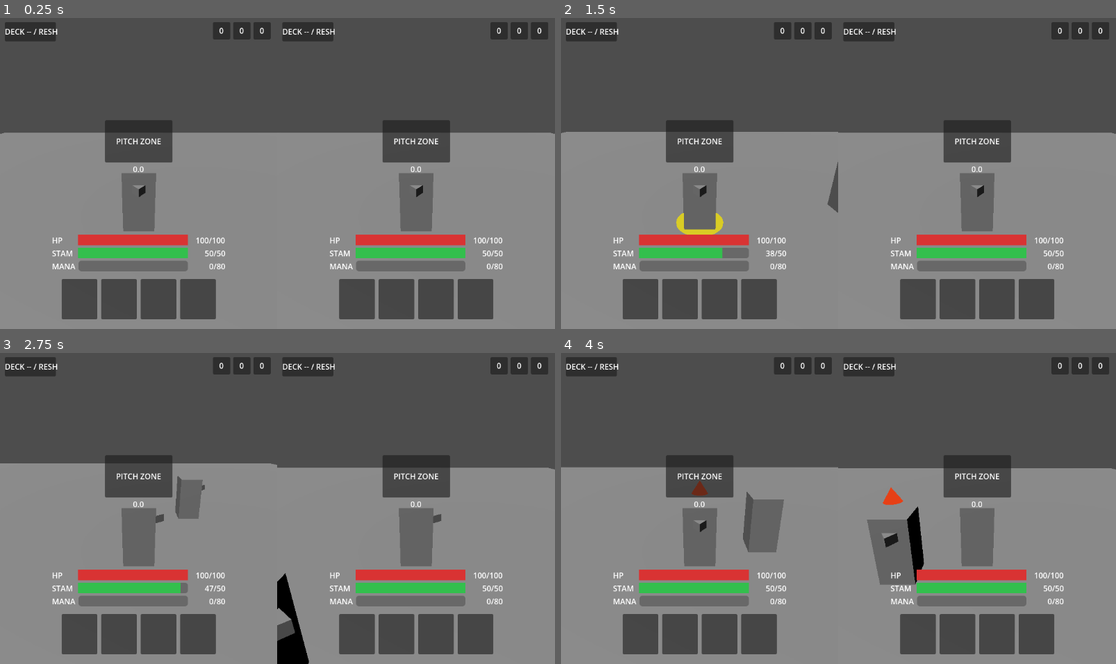
Above: before the commit, frames 1-4 (two rows, left to right).
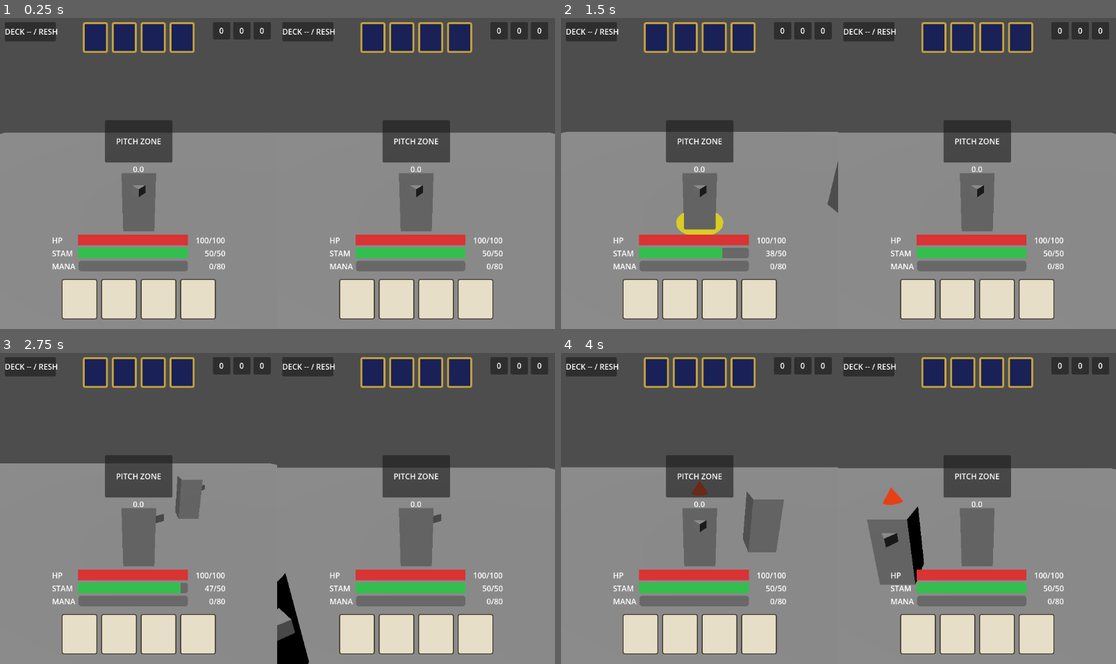
Above: after the commit, the same moments.

Repository: matkokrnic/cardsouls
Game: Godot game, scene res://src/main/main.tscn
Same seed, same stepped clock (60 frames per second), same inputs: the game is played once before the commit and once after it.
Inputs (mouse positions are in pixels of both pictures, inside the frame that each line leads up to):
- Up to frame 1 (0.25 s): no input
- Up to frame 2 (1.5 s): tap Enter at 0.5 s; move the mouse to (960, 157) at 0.52 s; hold D (p1_move_right) 0.53-1.28 s; tap J (p1_attack) at 0.6 s; click (960, 157) at 0.67 s; tap R (p1_debug_reset) at 1.25 s; move the mouse to (727, 189) at 1.27 s; hold S (p1_move_down) from 1.28 s (still down); tap L (p1_roll) at 1.35 s
- Up to frame 3 (2.75 s): move the mouse to (333, 440) at 2.02 s; release S (p1_move_down) at 2.03 s; hold D (p1_move_right) from 2.03 s (still down); tap Right (p2_move_right) at 2.1 s
- Up to frame 4 (4 s): move the mouse to (810, 570) at 2.77 s; release D (p1_move_right) at 2.78 s; hold W (p1_move_up) 2.78-3.53 s; tap Up (p2_move_up) at 2.85 s; click (810, 570) at 2.92 s; move the mouse to (1005, 555) at 3.52 s; hold S (p1_move_down) from 3.53 s (still down); tap J (p1_attack) at 3.6 s

The runs differ from the first frame. In frame 1, 10% of the frame differs, in the area x 11-89%, y 1-97%; in frame 2, 10%; in frame 3, 10%; in frame 4, 10%.

Commit message:
story 2-5: face-down opponent hand in each viewport
- One construction function, parameterised by row ownership, is the single
  seat of the face-up / face-down decision.
- Own row keeps the previously reserved bottom-centre footprint and gains a
  front style; new top-centre opponent row gets a back style and smaller
  panels.
- Rendered count is a presentation-local constant; no read or write of hand
  state.
- Both rows built once at setup; no per-frame processing, no signal
  consumption.
- Integration assertions extended for both rows, styling difference, and
  styling direction.

Co-Authored-By: Claude Opus 4.8 <noreply@anthropic.com>

Diff:
--- a/src/ui/hud/hud_root.gd
+++ b/src/ui/hud/hud_root.gd
@@ -61,7 +61,12 @@
 	mouse_filter = Control.MOUSE_FILTER_IGNORE  # the HUD never eats gameplay input
 	_build_vitals()
 	_build_pitch_zone()
-	_build_hand_strip()
+	# Story 2-5: both hand rows go through the ONE construction function below. `true` = the
+	# owning player's face-up hand (the reserved 2-4 bottom-centre strip); `false` = the
+	# opponent's face-down hand (new top-centre row). The parameter is the single seat of the
+	# face-up / face-down decision (2-5/R4).
+	_build_hand_row(true)
+	_build_hand_row(false)
 	_build_orb_counters()
 	_build_deck_indicator()
 	_build_round_label()
@@ -190,30 +195,82 @@
 	panel.add_child(_pitch_timer)
 
 
-## 4-card hand strip placeholder (E3 / 2-5). Bottom-centre own-tempo action surface.
-## Reserved footprint only.
-func _build_hand_strip() -> void:
+## Story 2-5: the two per-viewport hand rows (E3 card widgets land later). BOTH rows are built
+## by this ONE function — `is_own` is the SINGLE SEAT of the face-up / face-down decision
+## (2-5/R1, R4): it alone selects front styling (own hand, face-up) versus back styling
+## (opponent hand, face-down) through the one call to _make_card_face_style below, and nothing
+## else anywhere re-decides styling. The epic-3 reveal toggle is a flip of this parameter, not a
+## second rule; `src/ui/debug/` stays empty until then.
+##
+## The own row (`is_own` true) is the bottom-centre own-tempo action surface reserved by 2-4 —
+## same node name, anchors, offsets and four Card0..Card3 panels at 74x84, NEITHER moved nor
+## resized — now gaining a front style. The opponent row (`is_own` false) is new: top-centre,
+## above the pitch-zone placeholder and between the deck indicator (top-left) and the orb
+## counters (top-right), back-styled, with smaller panels because a card back carries nothing to
+## read. Its placement and sizing are PROVISIONAL — the A/B tuning across HUD phases is story
+## 2-6's, which owns the instrumentation (2-5/R3). Nothing else in the reserved layout moves.
+##
+## The rendered count is the presentation-local constant 4 (2-5/R1): hand size is 4 at all times
+## per the GDD, and it is PUBLIC AND SYMMETRIC (2-5/R2), so rendering the opponent's count is not
+## an opponent read — no read of PlayerState.hand, no hand_size field, no write to hand. Epic 3
+## makes the count data-driven; that is a named follow-up here, not a passing remark. Both rows
+## are built ONCE at setup: no _process, no _physics_process, no signal consumption (2-5/R6).
+func _build_hand_row(is_own: bool) -> void:
 	var strip := HBoxContainer.new()
-	strip.name = "HandStrip"
 	strip.alignment = BoxContainer.ALIGNMENT_CENTER
 	strip.add_theme_constant_override("separation", 8)
 	strip.anchor_left = 0.5
 	strip.anchor_right = 0.5
-	strip.anchor_top = 1.0
-	strip.anchor_bottom = 1.0
-	strip.offset_left = -172.0
-	strip.offset_right = 172.0
-	strip.offset_top = -104.0
-	strip.offset_bottom = -20.0
+	var card_size: Vector2
+	if is_own:
+		# Own face-up hand: the 2-4 bottom-centre HandStrip footprint, unchanged.
+		strip.name = "HandStrip"
+		strip.anchor_top = 1.0
+		strip.anchor_bottom = 1.0
+		strip.offset_left = -172.0
+		strip.offset_right = 172.0
+		strip.offset_top = -104.0
+		strip.offset_bottom = -20.0
+		card_size = Vector2(74.0, 84.0)
+	else:
+		# Opponent face-down hand: new top-centre row between deck indicator and orb counters,
+		# above the pitch-zone placeholder. Smaller panels — a back carries nothing to read.
+		strip.name = "OpponentHandStrip"
+		strip.anchor_top = 0.0
+		strip.anchor_bottom = 0.0
+		strip.offset_left = -118.0
+		strip.offset_right = 118.0
+		strip.offset_top = 10.0
+		strip.offset_bottom = 74.0
+		card_size = Vector2(52.0, 64.0)
 	add_child(strip)
-	# 4 = the AUTHORED hand size, a balance LEVER (not a structural constant) — reserved here
-	# as footprint only. E3 owns making the hand data-driven; if the authored size changes,
-	# this count follows it there, not by a rule baked into presentation.
+	var card_style := _make_card_face_style(is_own)
 	for i in 4:
 		var card := Panel.new()
 		card.name = "Card%d" % i
-		card.custom_minimum_size = Vector2(74.0, 84.0)
+		card.custom_minimum_size = card_size
+		card.add_theme_stylebox_override("panel", card_style)
 		strip.add_child(card)
+
+
+## The SINGLE SEAT of the face-up / face-down decision (2-5/R1, R4). `is_own` picks a card FACE
+## (own hand, face-up: light parchment, thin dark frame) versus a card BACK (opponent hand,
+## face-down: deep indigo, heavy gold frame) — genuinely distinguishable at a glance in a
+## half-width viewport, not two identical blank panels. One StyleBoxFlat is shared across a
+## row's four panels (identical backs / blank faces this story). This one `if is_own` is the
+## only place styling branches on ownership; a later reveal toggle flips this parameter.
+func _make_card_face_style(is_own: bool) -> StyleBoxFlat:
+	var box := StyleBoxFlat.new()
+	box.set_corner_radius_all(4)
+	if is_own:
+		box.bg_color = Color(0.90, 0.87, 0.78)      # parchment face
+		box.border_color = Color(0.24, 0.20, 0.16)  # thin dark frame
+		box.set_border_width_all(2)
+	else:
+		box.bg_color = Color(0.10, 0.13, 0.34)      # deep-indigo back
+		box.border_color = Color(0.78, 0.64, 0.24)  # heavy gold frame
+		box.set_border_width_all(4)
+	return box
 
 
 ## Three orb counters placeholder (E4 / E5). Top-right periphery own-tempo totals. Reserved
--- a/test/integration/test_hud_viewports.gd
+++ b/test/integration/test_hud_viewports.gd
@@ -3,8 +3,8 @@
 ## Story 2-4 (AC 7 + AC 4 / 2-4/R7): the per-viewport HUD in the live scene. Replaces the
 ## retired test_debug_overlay.gd (integration baseline stays at 8, it does NOT drop to 7).
 ##
-## Two properties, both observed through the live scene tree only — never a state handle,
-## never runner privates:
+## Properties, all observed through the live scene tree only — never a state handle, never
+## runner privates:
 ##   [existence] A HudRoot exists under BOTH SubViewports ($P1View/P1Viewport and
 ##     $P2View/P2Viewport) — the same class of property the deleted overlay test proved, now
 ##     per-viewport (AC 7).
@@ -12,7 +12,17 @@
 ##     (2-4/R7 no-opponent-read). Proven by ASYMMETRY: prime-on-connect starts both stamina
 ##     bars full; rolling P1 (a stamina spend on slot 0 only) must move P1's HUD stamina bar
 ##     and leave P2's untouched. A cross-wire in either direction fails — if P1's HUD read
-##     slot 1 it would stay full; if P2's HUD read slot 0 it would drop.
+##     slot 1 it would stay full; if P2's HUD read slot 0 it would drop. Story 2-5 (AC 3):
+##     this SAME asymmetry is the pin that "no HUD root is ever constructed with the opposing
+##     slot's index" — a HudRoot takes no slot argument at all, and the runner's per-slot
+##     wiring being uncrossed is exactly what this proves. The 2-5 rows below are EXTENSIONS
+##     of this existing per-slot binding assertion, not a duplicate binding test.
+##   [both hand rows + styling] Story 2-5 (AC 7): each viewport contains BOTH the own
+##     bottom-centre HandStrip and the opponent top-centre OpponentHandStrip, each with four
+##     card panels; the own row is front-styled and the opponent row is back-styled, and the
+##     two stylings are GENUINELY different (distinct StyleBoxFlat bg + border width), not two
+##     identical blank panels. Made non-vacuous: stripping the back styling collapses the two
+##     styles onto one and the "differ" assertion fails (proven by SHA256-verified removal).
 ##
 ## Also checks prime-on-connect (AC 2): both stamina bars read full at frame 1, before any
 ## signal, so the bars are not empty until first change.
@@ -28,6 +38,7 @@
 
 var _both_huds_exist := false
 var _primed_ok := false
+var _rows_ok := false
 var _p1_dropped := false
 var _p2_stayed_full := true
 
@@ -71,6 +82,9 @@
 			and _p2_stam.max_value > 1.0 and _p2_stam.value == _p2_stam.max_value
 			and p2_mana.max_value > 1.0 and p2_mana.value == 0.0
 		)
+		# Story 2-5 (AC 7): both hand rows present per viewport, own front-styled, opponent
+		# back-styled, and the two stylings genuinely different — on BOTH huds.
+		_rows_ok = _check_hand_rows(p1_hud) and _check_hand_rows(p2_hud)
 	if _frames == ROLL_FRAME:
 		Input.action_press(&"p1_move_up")  # a move dir so the roll has a direction
 		Input.action_press(&"p1_roll")     # spends stamina on SLOT 0 only
@@ -86,10 +100,71 @@
 		if _p2_stam.value != _p2_stam.max_value:
 			_p2_stayed_full = false
 	if _frames >= ROLL_FRAME + 20:
-		var ok: bool = _both_huds_exist and _primed_ok and _p1_dropped and _p2_stayed_full
-		print("hud: both_exist=%s primed_ok=%s p1_dropped=%s p2_stayed_full=%s (p1_stam=%.1f/%.1f p2_stam=%.1f/%.1f)" % [
-			_both_huds_exist, _primed_ok, _p1_dropped, _p2_stayed_full,
+		var ok: bool = (_both_huds_exist and _primed_ok and _rows_ok
+			and _p1_dropped and _p2_stayed_full)
+		print("hud: both_exist=%s primed_ok=%s rows_ok=%s p1_dropped=%s p2_stayed_full=%s (p1_stam=%.1f/%.1f p2_stam=%.1f/%.1f)" % [
+			_both_huds_exist, _primed_ok, _rows_ok, _p1_dropped, _p2_stayed_full,
 			_p1_stam.value, _p1_stam.max_value, _p2_stam.value, _p2_stam.max_value])
 		print("RESULT: %s" % ("PASS" if ok else "FAIL"))
 		quit(0 if ok else 1)
 	return false
+
+
+## Story 2-5 (AC 7): one HUD contains BOTH hand rows — the own bottom-centre HandStrip and the
+## opponent top-centre OpponentHandStrip — each with four card panels; the own row is
+## front-styled, the opponent row is back-styled, and the two are GENUINELY different, not two
+## identical blank panels. Styling is read structurally off the panels' "panel" stylebox
+## override — no hardcoded colour values — so the guard survives a later palette change.
+##
+## Two properties, both required, both structural:
+##   [non-identity] the own and opponent styles differ (bg AND border width), so the rows are
+##     not two identical blanks. Made non-vacuous by collapse: strip the back styling and both
+##     rows share one style, so this fails (SHA256-verified removal in the dev record).
+##   [direction — the privacy invariant] the FACE-DOWN opponent back carries the strictly
+##     HEAVIER frame than the face-up own card. This pins WHICH row is the back: swapping the
+##     two stylings — handing the player their own hand as a back and showing the opponent's
+##     face — FAILS here. That inversion is exactly the information leak this story exists to
+##     prevent, so a difference-only check is not enough; direction must be pinned. Made
+##     non-vacuous by swap: exchanging the two branches inverts the border relation and this
+##     fails (SHA256-verified swap in the dev record).
+func _check_hand_rows(hud: Node) -> bool:
+	var own := hud.get_node_or_null("HandStrip")
+	var opp := hud.get_node_or_null("OpponentHandStrip")
+	if own == null or opp == null:
+		print("hand rows missing: own=%s opp=%s" % [own, opp])
+		return false
+	var own_style := _row_card_style(own)
+	var opp_style := _row_card_style(opp)
+	if own_style == null or opp_style == null:
+		print("card styling missing: own_style=%s opp_style=%s" % [own_style, opp_style])
+		return false
+	var own_border := own_style.get_border_width(SIDE_TOP)
+	var opp_border := opp_style.get_border_width(SIDE_TOP)
+	# Non-identity: the two rows are genuinely different, not two blank panels.
+	var differ: bool = own_style.bg_color != opp_style.bg_color and own_border != opp_border
+	# Direction (INVARIANT, not incidental): the opponent's face-down back has the strictly
+	# heavier frame than the own face-up card. Swapping the two stylings inverts this and fails.
+	var back_is_heavier: bool = opp_border > own_border
+	if not (differ and back_is_heavier):
+		print("hand-row styling wrong: differ=%s back_is_heavier=%s own_bg=%s opp_bg=%s own_border=%d opp_border=%d" % [
+			differ, back_is_heavier, own_style.bg_color, opp_style.bg_color, own_border, opp_border])
+	return differ and back_is_heavier
+
+
+## Returns the shared StyleBoxFlat applied to a row's four card panels, or null if the row does
+## not have exactly four panels each carrying a "panel" stylebox override (proving the row is
+## explicitly styled, not falling back to the default theme). Reads only the live scene tree.
+func _row_card_style(row: Node) -> StyleBoxFlat:
+	var cards := row.get_children()
+	if cards.size() != 4:
+		print("row %s has %d panels, expected 4" % [row.name, cards.size()])
+		return null
+	var style: StyleBoxFlat = null
+	for card: Node in cards:
+		if not (card is Panel) or not card.has_theme_stylebox_override("panel"):
+			print("row %s child %s is not a styled Panel" % [row.name, card.name])
+			return null
+		style = card.get_theme_stylebox("panel") as StyleBoxFlat
+		if style == null:
+			return null
+	return style
